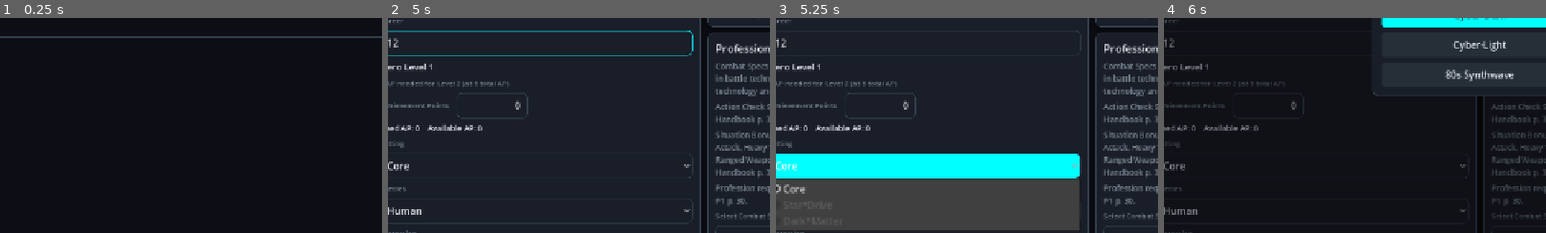
Above: before the commit, frames 1-4 (left to right).
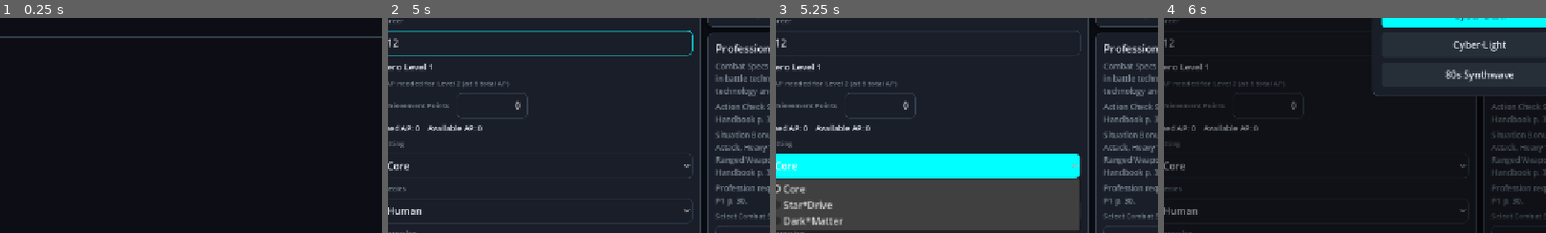
Above: after the commit, the same moments.

Repository: rigoparis/wilmer-alternity-sidekick
Game: Godot game, scene res://main.tscn
Same seed, same stepped clock (60 frames per second), same inputs: the game is played once before the commit and once after it.
Inputs (mouse positions are % of the whole screen's width and height, from its top left):
- Up to frame 1 (0.25 s): no input
- Up to frame 2 (5 s): click "Create New Hero" at 0.5 s; click "Create New Hero" at 1.25 s; click (88, 5) at 2 s; click "Import Character" at 2.75 s; click "Create Hero" at 3.5 s; click (28, 42) at 4.27 s; type "12" at 4.35 s; click (28, 53) at 4.5 s; type "12" at 4.58 s
- Up to frame 3 (5.25 s): click "Core" at 5 s
- Up to frame 4 (6 s): click (79, 5) at 5.75 s
The pictures show only the part of the screen within x 9-59%, y 47-97%; the shares and areas given below are measured in that part.

Frames 1-2 are identical in both runs. In frame 3, 0.7% of the frame differs, in the area x 2-18%, y 85-97%; in frame 4, nothing differs.

Commit message:
feat(rules): audit Faith FX pillars, add Dark Matter Incantation faith, and gate Dark Matter skills by Setting dropdown

Diff:
--- a/data/rules/fx_core.json
+++ b/data/rules/fx_core.json
@@ -198,6 +198,17 @@
             "name": "Voodoo",
             "rank_benefits": {},
             "source": "Beyond Science: A Guide to FX, pg. 53"
+        },
+        "Incantation": {
+            "ability": "PER/WIL",
+            "category": "Faith",
+            "cost": 8.0,
+            "description": "Documented among the Sasquatch priesthood in Dark\u2022Matter, Incantation channels divine resonance through harmonic choral singing. Only Sasquatch are capable of practicing Incantation Faith FX.",
+            "meta": "Cost: 8 skill points / Governing Abilities: Personality, Will / Setting: Dark*Matter",
+            "name": "Incantation",
+            "rank_benefits": {},
+            "setting": "Dark*Matter",
+            "source": "Dark\u2022Matter, pg. 80"
         }
     },
     "specialty_skills": {
@@ -2261,6 +2272,54 @@
                 "12": "Affects 30 targets simultaneously."
             },
             "source": "Beyond Science: A Guide to FX, pgs. 28-30"
+        },
+        "Battle spirits": {
+            "ability": "PER",
+            "broad_skill": "Incantation",
+            "category": "Faith",
+            "cost": 4.0,
+            "description": "Grants allies within 30m a -1 step bonus to action checks and a -1 to -3 step bonus to Resolve\u2014mental resolve for 4 hours (inflicts stun on caster equal to number of targets affected).",
+            "meta": "Cost: 4 skill points / Energy: 1 FX point / Range: 30m / Duration: 4 hours",
+            "name": "Battle spirits",
+            "rank_benefits": {},
+            "setting": "Dark*Matter",
+            "source": "Dark\u2022Matter, pg. 80"
+        },
+        "Calming voice": {
+            "ability": "PER",
+            "broad_skill": "Incantation",
+            "category": "Faith",
+            "cost": 3.0,
+            "description": "Shifts a target's attitude 1 to 3 categories toward Fanatic for 1 hour (+2 step penalty in combat).",
+            "meta": "Cost: 3 skill points / Energy: 1 FX point / Duration: 1 hour",
+            "name": "Calming voice",
+            "rank_benefits": {},
+            "setting": "Dark*Matter",
+            "source": "Dark\u2022Matter, pg. 80"
+        },
+        "Shatter": {
+            "ability": "WIL",
+            "broad_skill": "Incantation",
+            "category": "Faith",
+            "cost": 5.0,
+            "description": "Destroys objects within 30m via harmonic resonance (requires successes equal to item durability; Good toughness adds +2 penalty, Amazing toughness adds +4 penalty).",
+            "meta": "Cost: 5 skill points / Energy: 2 FX points / Range: 30m",
+            "name": "Shatter",
+            "rank_benefits": {},
+            "setting": "Dark*Matter",
+            "source": "Dark\u2022Matter, pg. 81"
+        },
+        "Voice of rage": {
+            "ability": "WIL",
+            "broad_skill": "Incantation",
+            "category": "Faith",
+            "cost": 4.0,
+            "description": "Inspires terror within 30m; targets failing mental resolve flee for 2d8 rounds.",
+            "meta": "Cost: 4 skill points / Energy: 1 FX point / Range: 30m / Duration: 2d8 rounds",
+            "name": "Voice of rage",
+            "rank_benefits": {},
+            "setting": "Dark*Matter",
+            "source": "Dark\u2022Matter, pg. 81"
         }
     }
 }
--- a/scripts/alternity_rules.gd
+++ b/scripts/alternity_rules.gd
@@ -251,14 +251,22 @@
 	var broad_dict = parsed.get("broad_skills", {})
 	for key in broad_dict.keys():
 		var broad = broad_dict[key]
+		var b_name := String(broad.get("name", ""))
 		fx_broad_skills.append(broad)
-		fx_broad_skills_by_name[String(broad.get("name", ""))] = broad
-		fx_specialty_skills_by_broad[String(broad.get("name", ""))] = []
+		fx_broad_skills_by_name[b_name] = broad
+		fx_broad_skills_by_name[key] = broad
+		fx_broad_skills_by_name[b_name.to_lower()] = broad
+		fx_broad_skills_by_name[key.to_lower()] = broad
+		fx_specialty_skills_by_broad[b_name] = []
 
 	var spec_dict = parsed.get("specialty_skills", {})
 	for key in spec_dict.keys():
 		var spec = spec_dict[key]
-		fx_specialty_skills_by_name[String(spec.get("name", ""))] = spec
+		var s_name := String(spec.get("name", ""))
+		fx_specialty_skills_by_name[s_name] = spec
+		fx_specialty_skills_by_name[key] = spec
+		fx_specialty_skills_by_name[s_name.to_lower()] = spec
+		fx_specialty_skills_by_name[key.to_lower()] = spec
 		var broad_name = String(spec.get("broad_skill", ""))
 		if fx_specialty_skills_by_broad.has(broad_name):
 			fx_specialty_skills_by_broad[broad_name].append(spec)
@@ -453,6 +461,18 @@
 
 func get_mutation_drawback_by_id(drawback_id: String) -> Dictionary:
 	return mutation_drawbacks_by_id.get(drawback_id, {})
+
+
+func is_setting_available(character: Dictionary, target_setting: String) -> bool:
+	var s := target_setting.strip_edges().to_lower()
+	if s.is_empty() or s == "core" or s == "all":
+		return true
+	var char_setting := String(character.get("setting", "Core")).strip_edges().to_lower()
+	if (s.contains("dark") or s.contains("matter")) and (char_setting.contains("dark") or char_setting.contains("matter")):
+		return true
+	if (s.contains("star") or s.contains("drive")) and (char_setting.contains("star") or char_setting.contains("drive")):
+		return true
+	return char_setting == s
 
 
 
--- a/scripts/alternity_rules_fx.gd
+++ b/scripts/alternity_rules_fx.gd
@@ -40,14 +40,36 @@
 func get_broad_skills() -> Array:
 	return _get_parent().fx_broad_skills
 
+func get_broad_skills_for_character(character: Dictionary) -> Array:
+	var result: Array = []
+	for broad in get_broad_skills():
+		var req_setting := String(broad.get("setting", ""))
+		if req_setting.is_empty() or _get_parent().is_setting_available(character, req_setting):
+			result.append(broad)
+	return result
+
 func get_specialty_skills_for_broad(broad_name: String) -> Array:
 	return _get_parent().fx_specialty_skills_by_broad.get(broad_name, [])
 
+func get_specialty_skills_for_broad_and_character(broad_name: String, character: Dictionary) -> Array:
+	var result: Array = []
+	for spec in get_specialty_skills_for_broad(broad_name):
+		var req_setting := String(spec.get("setting", ""))
+		if req_setting.is_empty() or _get_parent().is_setting_available(character, req_setting):
+			result.append(spec)
+	return result
+
 func get_broad_skill(skill_name: String) -> Dictionary:
-	return _get_parent().fx_broad_skills_by_name.get(skill_name, {})
+	var map: Dictionary = _get_parent().fx_broad_skills_by_name
+	if map.has(skill_name):
+		return map[skill_name]
+	return map.get(skill_name.to_lower(), {})
 
 func get_specialty_skill(skill_name: String) -> Dictionary:
-	return _get_parent().fx_specialty_skills_by_name.get(skill_name, {})
+	var map: Dictionary = _get_parent().fx_specialty_skills_by_name
+	if map.has(skill_name):
+		return map[skill_name]
+	return map.get(skill_name.to_lower(), {})
 
 func fx_skill_rank(character: Dictionary, skill_name: String) -> int:
 	var selected: Dictionary = character.get("fx", {}).get("selected_skills", {})
--- a/scripts/main.gd
+++ b/scripts/main.gd
@@ -1295,9 +1295,22 @@
 	setting.add_item("Core", 0)
 	setting.add_item("Star*Drive", 1)
 	setting.add_item("Dark*Matter", 2)
-	setting.select(0)
-	setting.set_item_disabled(1, true)
-	setting.set_item_disabled(2, true)
+	var current_setting := String(character.get("setting", "Core"))
+	if current_setting == "Star*Drive" or current_setting == "Star Drive":
+		setting.select(1)
+	elif current_setting == "Dark*Matter" or current_setting == "Dark Matter":
+		setting.select(2)
+	else:
+		setting.select(0)
+	setting.item_selected.connect(func(index):
+		var val := "Core"
+		if index == 1:
+			val = "Star*Drive"
+		elif index == 2:
+			val = "Dark*Matter"
+		character["setting"] = val
+		_render()
+	)
 	UIBuilder.add_field(basics, "Setting", setting, color_muted)
 
 	var species_option := OptionButton.new()
@@ -4288,7 +4301,7 @@
 
 		# FX Primary Broad Skill Group Selector
 		var current_primary_fx = String(character.get("fx", {}).get("primary_broad_group", ""))
-		var fx_broads = rules.fx.get_broad_skills()
+		var fx_broads = rules.fx.get_broad_skills_for_character(character)
 
 		var fx_option := OptionButton.new()
 		var selected_index := -1
@@ -4338,7 +4351,7 @@
 	list.add_child(header)
 
 	var has_skills = false
-	var broad_skills = rules.fx.get_broad_skills()
+	var broad_skills = rules.fx.get_broad_skills_for_character(character)
 	for broad in broad_skills:
 		var b_name = String(broad.get("name", ""))
 		var b_rank = rules.fx.fx_skill_rank(character, b_name)
@@ -4346,7 +4359,7 @@
 			has_skills = true
 			_add_fx_selected_row(list, broad, false)
 
-		var specialties = rules.fx.get_specialty_skills_for_broad(b_name)
+		var specialties = rules.fx.get_specialty_skills_for_broad_and_character(b_name, character)
 		for spec in specialties:
 			var s_name = String(spec.get("name", ""))
 			var s_rank = rules.fx.fx_skill_rank(character, s_name)
@@ -4355,7 +4368,8 @@
 				_add_fx_selected_row(list, spec, true)
 
 	if not has_skills:
-		UIBuilder.add_text(list, "No FX skills selected.", 13, color_muted)
+		UIBuilder.add_text(list, "No FX skills selected.", 12, color_muted)
+
 
 func _add_fx_selected_row(parent: VBoxContainer, skill: Dictionary, indented: bool) -> void:
 	var row := HBoxContainer.new()
@@ -4433,14 +4447,14 @@
 		child.queue_free()
 
 	var filter := fx_filter_text.strip_edges().to_lower()
-	var broad_skills = rules.fx.get_broad_skills()
+	var broad_skills = rules.fx.get_broad_skills_for_character(character)
 
 	for broad in broad_skills:
 		if String(broad.get("category", "")) != fx_category_filter:
 			continue
 
 		var broad_name = String(broad.get("name", ""))
-		var specialties = rules.fx.get_specialty_skills_for_broad(broad_name)
+		var specialties = rules.fx.get_specialty_skills_for_broad_and_character(broad_name, character)
 		var child_matches := []
 		for spec in specialties:
 			var spec_label = String(spec.get("name", "")).to_lower()
--- a/tools/smoke_rules_audit.gd
+++ b/tools/smoke_rules_audit.gd
@@ -1751,4 +1751,57 @@
 			total_arcane_spells += 1
 	assert_eq.call(total_arcane_spells, 52, "All 52 canonical Arcane Magic spells audited")
 
+	# 6. Faith FX 7 Canonical Faiths & 52 Core Miracles Verification
+	var expected_faith_miracles: Dictionary = {
+		"Alienism": ["Bend space", "Circle of the thousand broken angles", "Dirge of the null-mind", "Eyes of the dark ones", "Gibbering larvae", "Life siphon", "Tongue of the infinite stars"],
+		"Druidism": ["Call the sky father", "Child of the earth mother", "Kinship of beasts", "Life endures", "Surge of greenery", "Voices in the grass and sky", "Wield the ley line"],
+		"Hatire": ["Body and soul", "Disrupt technology", "Heart of the Cosimir", "Reward of toil", "Righteous wrath", "Swords into plowshares"],
+		"Monotheism": ["Aura", "Blessing", "Cure", "Demon ward", "Exorcism", "Guidance", "Signs and portents", "Vision"],
+		"Shamanism": ["Animal voice", "Dreamwalking", "Ghost dance", "Guide my hand", "Hunter's stare", "Spirit of the beast", "Trance visions", "Venom spirit"],
+		"Taoism": ["Confidence", "Embryonic breathing", "Energy spiral", "Interior alchemy", "Not doing", "Peace", "Permeation", "Talisman"],
+		"Voodoo": ["Ayza rides", "Ayza's juju", "Erzuli's fetish", "Gris-gris", "Helpful possession", "Legba rides", "Loa of healing", "Negate the spirit"]
+	}
+	var total_faith_miracles := 0
+	for faith_name in expected_faith_miracles.keys():
+		var miracles: Array = expected_faith_miracles[faith_name]
+		for mname in miracles:
+			var spec: Dictionary = rules.fx.get_specialty_skill(mname)
+			assert_true.call(not spec.is_empty(), "Faith miracle '%s' exists" % mname)
+			assert_eq.call(String(spec.get("broad_skill", "")), faith_name, "Miracle '%s' belongs to faith '%s'" % [mname, faith_name])
+			assert_true.call(AlternityNum.as_int(spec.get("cost", 0)) > 0, "Miracle '%s' has valid SP cost" % mname)
+			total_faith_miracles += 1
+	assert_eq.call(total_faith_miracles, 52, "All 52 canonical Faith FX miracles audited")
+
+	# 7. Dark*Matter Setting-Gated Faith: Incantation (Sasquatch)
+	var incantation_broad = rules.fx.get_broad_skill("Incantation")
+	assert_true.call(not incantation_broad.is_empty(), "Incantation broad skill exists in catalog")
+	assert_eq.call(String(incantation_broad.get("setting", "")), "Dark*Matter", "Incantation is gated behind Dark*Matter")
+
+	var incantation_miracles := ["Battle spirits", "Calming voice", "Shatter", "Voice of rage"]
+	for imname in incantation_miracles:
+		var spec: Dictionary = rules.fx.get_specialty_skill(imname)
+		assert_true.call(not spec.is_empty(), "Incantation miracle '%s' exists" % imname)
+		assert_eq.call(String(spec.get("broad_skill", "")), "Incantation", "Miracle '%s' belongs to Incantation" % imname)
+
+	# Test Setting Gating in get_broad_skills_for_character
+	var core_char: Dictionary = rules.default_character()
+	core_char["setting"] = "Core"
+	rules.ensure_character_shape(core_char)
+	var core_broads: Array = rules.fx.get_broad_skills_for_character(core_char)
+	var core_has_incantation := false
+	for b in core_broads:
+		if String(b.get("name", "")) == "Incantation":
+			core_has_incantation = true
+	assert_true.call(not core_has_incantation, "Core character cannot see Dark*Matter Incantation faith")
+
+	var dm_char: Dictionary = rules.default_character()
+	dm_char["setting"] = "Dark*Matter"
+	rules.ensure_character_shape(dm_char)
+	var dm_broads: Array = rules.fx.get_broad_skills_for_character(dm_char)
+	var dm_has_incantation := false
+	for b in dm_broads:
+		if String(b.get("name", "")) == "Incantation":
+			dm_has_incantation = true
+	assert_true.call(dm_has_incantation, "Dark*Matter character can see Incantation faith")
+
 	finish()
